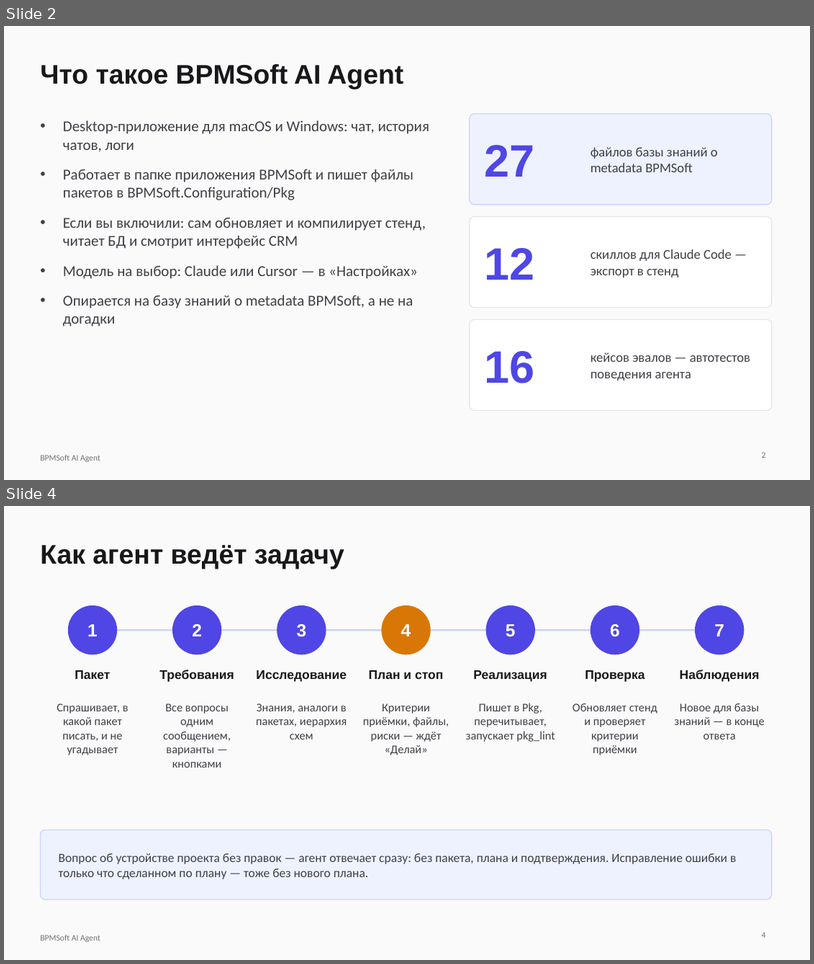
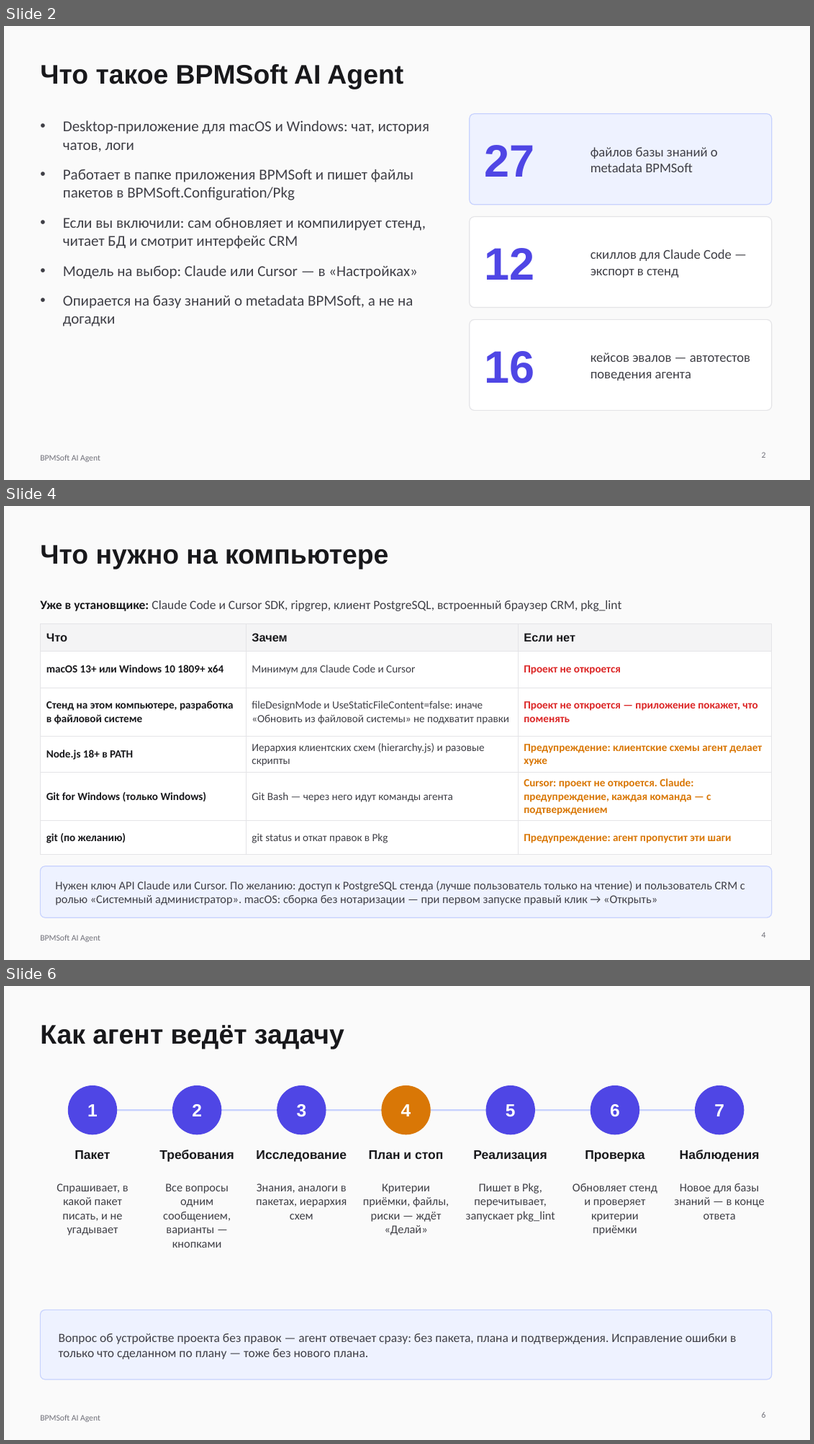
Before and after one commit to kuznecowmihail/bpmsoft-agent, a slide deck: docs/presentation/bpmsoft-agent.pptx. Shown one above the other, each under a label of ours: slides 2 and 4 before the commit, slides 2, 4 and 6 after it; the slides between them are not shown. The pictures are 814x964 and 814x1444 pixels, drawn with LibreOffice and Linux fonts; fonts in the diff are those of the drawing. Boxes give left, top, right and bottom in pixels: in the first picture for what was removed or moved away, otherwise in the second. Text is boxed around its words. In the diff, an @@ line names an element or a change of style, - is before the commit and + after.

```diff
--- a/docs/presentation/bpmsoft-agent.pptx
+++ b/docs/presentation/bpmsoft-agent.pptx
@@ slide 4 added at (x1=4, y1=506, x2=810, y2=960), background #FAFAFA; not listed: 1 template element that a slide beside it also shows @@
@@ title added at (x1=40, y1=545, x2=388, y2=569), 32 pt, text #18181B, bold @@
+Что нужно на компьютере
@@ text added at (x1=40, y1=600, x2=622, y2=611), 15 pt, text #3F3F46 @@
+Уже в установщике: Claude Code и Cursor SDK, ripgrep, клиент PostgreSQL, встроенный браузер CRM, pkg_lint
@@ table added at (x1=40, y1=624, x2=772, y2=846), 6 rows, 3 columns @@
+Что | Зачем | Если нет
+macOS 13+ или Windows 10 1809+ x64 | Минимум для Claude Code и Cursor | Проект не откроется
+Стенд на этом компьютере, разработка в файловой системе | fileDesignMode и UseStaticFileContent=false: иначе «Обновить из файловой системы» не подхватит правки | Проект не откроется — приложение покажет, что поменять
+Node.js 18+ в PATH | Иерархия клиентских схем (hierarchy.js) и разовые скрипты | Предупреждение: клиентские схемы агент делает хуже
+Git for Windows (только Windows) | Git Bash — через него идут команды агента | Cursor: проект не откроется. Claude: предупреждение, каждая команда — с подтверждением
+git (по желанию) | git status и откат правок в Pkg | Предупреждение: агент пропустит эти шаги
@@ rounded rectangle added at (x1=40, y1=866, x2=772, y2=917), fill #EEF2FF, outline #C7D2FE 1 pt @@
@@ text added at (x1=55, y1=880, x2=746, y2=905), 14 pt, text #3F3F46 @@
+Нужен ключ API Claude или Cursor. По желанию: доступ к PostgreSQL стенда (лучше пользователь только на чтение) и пользователь CRM с ролью «Системный администратор». macOS: сборка без нотаризации — при первом запуске правый клик → «Открыть»
@@ page number added at (x1=762, y1=932, x2=766, y2=937), 10 pt, text #71717A @@
+4
@@ what was slide 4 is now slide 6 @@
@@ page number at (x1=762, y1=1412, x2=766, y2=1417): text changed @@
-4
+6
```
Also in this commit, not shown: 2 slides changed, 1 other slide added, 5 other files.
